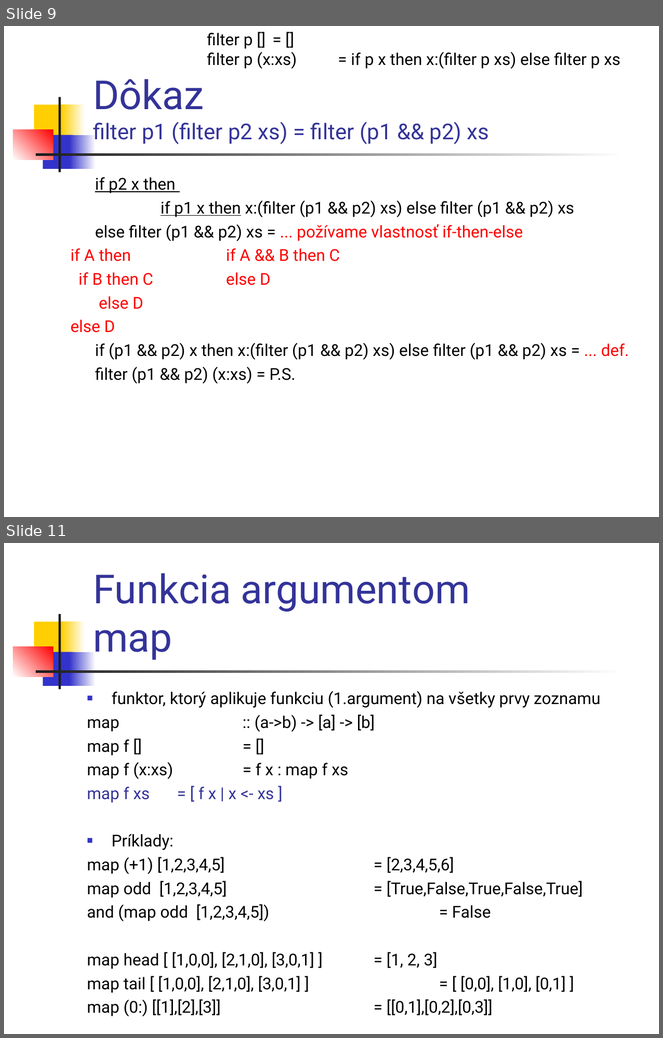
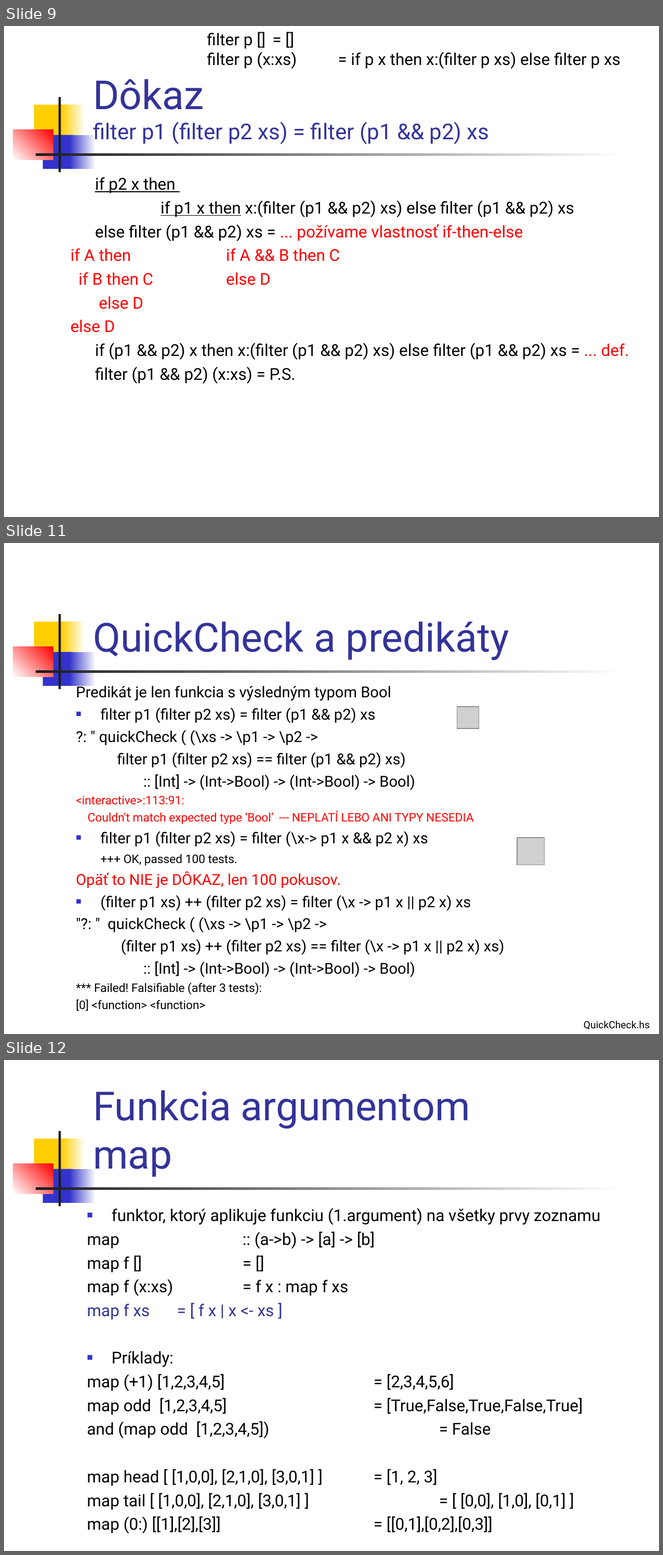
Before and after one commit to Funkcionalne/Prednasky, a slide deck: 02/02_fpro.ppt. Shown one above the other, each under a label of ours: slides 9 and 11 before the commit, slides 9, 11 and 12 after it; the slides between them are not shown. The pictures are 663x1038 and 663x1555 pixels, drawn with LibreOffice and Linux fonts; fonts in the diff are those of the drawing; grey boxes stand for pictures. Boxes give left, top, right and bottom in pixels: in the first picture for what was removed or moved away, otherwise in the second. Text is boxed around its words. In the diff, an @@ line names an element or a change of style, - is before the commit and + after.

```diff
--- a/02/02_fpro.ppt
+++ b/02/02_fpro.ppt
@@ slide 11 added at [4, 543, 659, 1034], background #FFFFFF; not listed: 7 template elements that a slide beside it also shows @@
@@ title added at [93, 622, 509, 661], 44 pt, text #333399 @@
+QuickCheck a predikáty
@@ text added at [76, 683, 505, 1012], 16.6 pt, text #000000 @@
+Predikát je len funkcia s výsledným typom Bool
+■ filter p1 (filter p2 xs) = filter (p1 && p2) xs
+?: " quickCheck ( (\xs -> \p1 -> \p2 ->
+filter p1 (filter p2 xs) == filter (p1 && p2) xs)
+:: [Int] -> (Int->Bool) -> (Int->Bool) -> Bool)
+<interactive>:113:91:
+Couldn't match expected type ‘Bool’ --- NEPLATÍ LEBO ANI TYPY NESEDIA
+■ filter p1 (filter p2 xs) = filter (\x-> p1 x && p2 x) xs
++++ OK, passed 100 tests.
+Opäť to NIE je DÔKAZ, len 100 pokusov.
+■ (filter p1 xs) ++ (filter p2 xs) = filter (\x -> p1 x || p2 x) xs
+"?: " quickCheck ( (\xs -> \p1 -> \p2 ->
+(filter p1 xs) ++ (filter p2 xs) == filter (\x -> p1 x || p2 x) xs)
+:: [Int] -> (Int->Bool) -> (Int->Bool) -> Bool)
+*** Failed! Falsifiable (after 3 tests):
+[0] <function> <function>
@@ picture added at [457, 707, 479, 729] @@
@@ picture added at [517, 838, 545, 865] @@
@@ text added at [584, 1021, 650, 1030], 11 pt, text #000000 @@
+QuickCheck.hs
@@ what was slide 11 is now slide 12 @@
```
Also in this commit, not shown: 10 slides changed, 2 other files.
